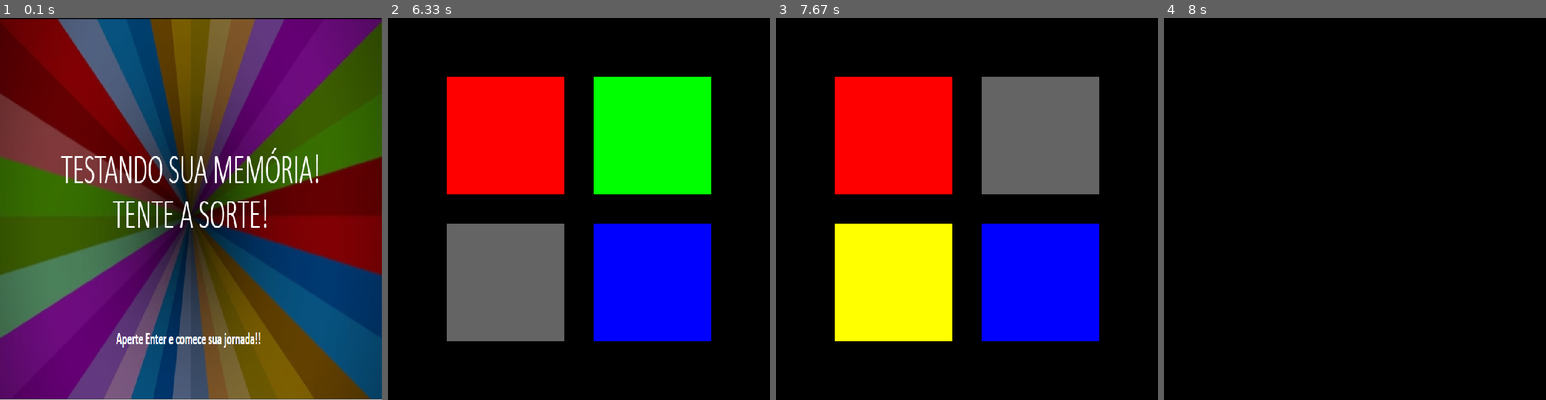
Above: before the commit, frames 1-4 (left to right).
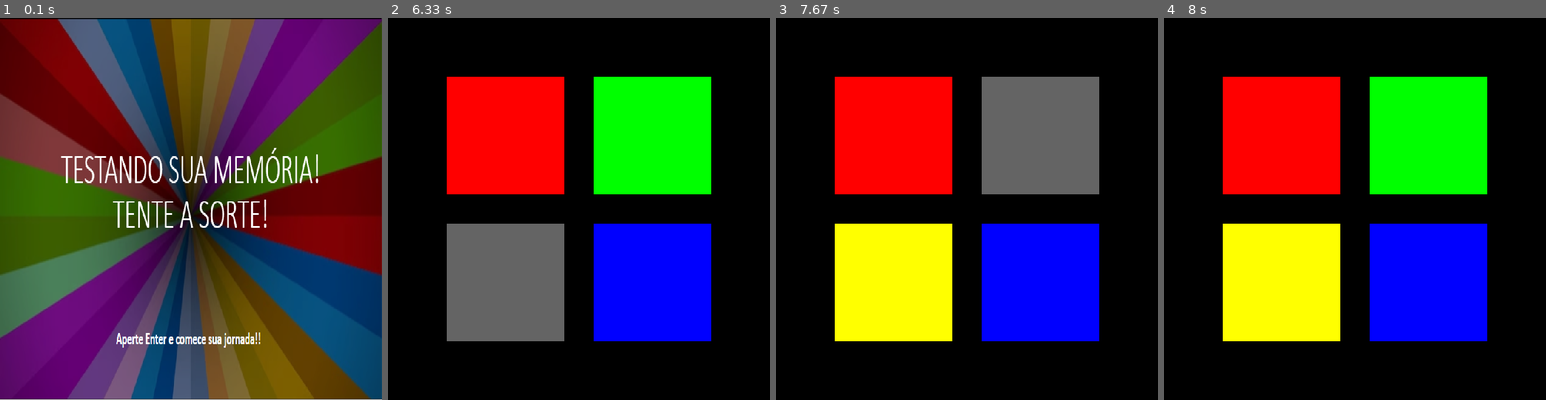
Above: after the commit, the same moments.

Repository: CaioNovelli/Projeto_Final_Pygame
Game: pygame game, started from Código Pygame.py
Same seed, same stepped clock (60 frames per second), same inputs: the game is played once before the commit and once after it.
Inputs (mouse positions are in pixels of both pictures, inside the frame that each line leads up to):
- Up to frame 1 (0.1 s): no input
- Up to frame 2 (6.33 s): tap Enter at 0.33 s
- Up to frame 3 (7.67 s): no input
- Up to frame 4 (8 s): click (1240, 350) at 7.72 s

Frames 1-3 are identical in both runs. In frame 4, 38% of the frame differs, in the area x 15-85%, y 15-85%.

Commit message:
funcionamento cores, identacao corrigida e tela

Diff:
--- a/Código Pygame.py
+++ b/Código Pygame.py
@@ -71,8 +71,8 @@
     elif estado == 'tela_preta':
         window.fill((0, 0, 0))  # Preenche com a cor preta
         for cor,info in dicio_infos.items():
+            pygame.draw.rect(window,info['cor'], info['pos'])
 
-            pygame.draw.rect(window,info['cor'], info['pos'])
         if cor_atual < len(lista_sorteio):
             cor = lista_sorteio[cor_atual]
             info = dicio_infos[cor]
@@ -90,25 +90,37 @@
         else:
             estado = 'aguardando_clique'
 
-    elif estado == 'aguardado_clique':
+    elif estado == 'aguardando_clique':
+        window.fill((0, 0, 0))  # Preenche com a cor preta
+        for cor,info in dicio_infos.items():
+            pygame.draw.rect(window,info['cor'], info['pos'])
+
         for event in pygame.event.get():
             if event.type == pygame.QUIT:
                 jogando = False
-        if event.type == pygame.MOUSEBUTTONDOWN:
-            pos = pygame.mouse.get_pos()
+            if event.type == pygame.MOUSEBUTTONDOWN:
+                pos = pygame.mouse.get_pos()
 
             # Cor apertada pelo usuario
 
-            if 100 <= pos[0] <= 300 and 100 <= pos[1] <= 300:
-                cor_selecionada = 'vermelha'
-            elif 350 <= pos[0] <= 550 and 100 <= pos[1] <= 300:
-                cor_selecionada = 'verde'
-            elif 100 <= pos[0] <= 300 and 350 <= pos[1] <= 550:
-                cor_selecionada = 'amarelo'
-            elif 350 <= pos[0] <= 550 and 350 <= pos[1] <= 550:
-                cor_selecionada = 'azul'
-            else:
-                continue
+                if 100 <= pos[0] <= 300 and 100 <= pos[1] <= 300:
+                    cor_selecionada = 'vermelha'
+                    print('vermelho') # cor vermelha esta funcionando
+                elif 350 <= pos[0] <= 550 and 100 <= pos[1] <= 300:
+                    cor_selecionada = 'verde'
+                    print('verde')# cor verde esta funcionando
+                elif 100 <= pos[0] <= 300 and 350 <= pos[1] <= 550:
+                    cor_selecionada = 'amarelo'
+                    print('amarelo')# cor amarela esta funcionando
+                elif 350 <= pos[0] <= 550 and 350 <= pos[1] <= 550:
+                    cor_selecionada = 'azul'
+                    print('azul')# cor azul esta funcionando
+                else:
+                    continue
+
+
+
+
 
 
     # ----- Gera saídas
